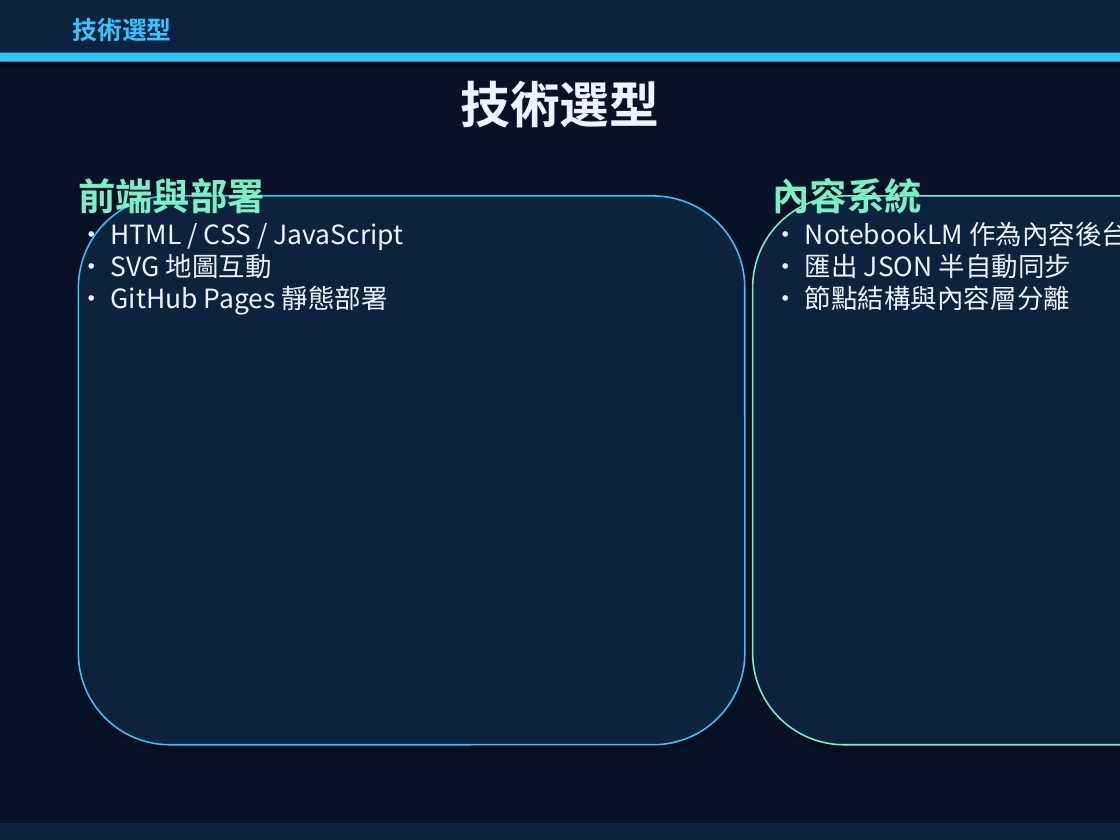
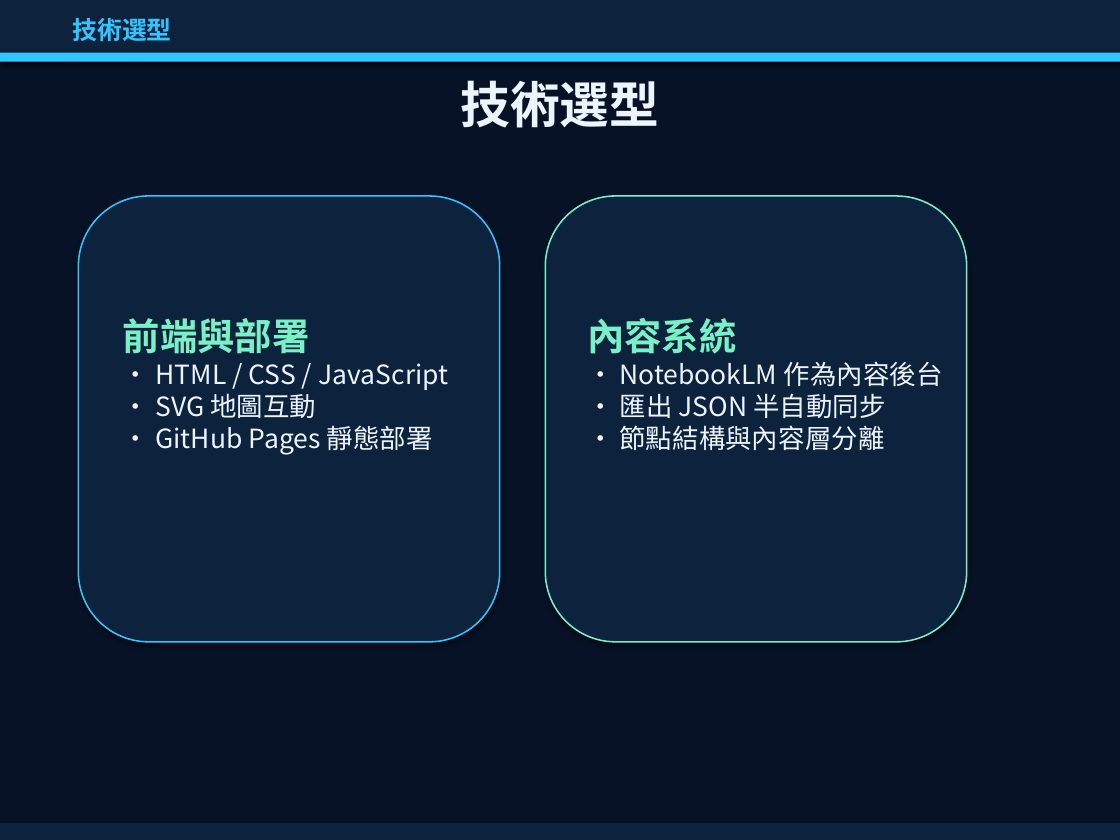
Before and after one commit to Rwei0921/aiclass, a slide deck: slide 10 of ppt/midterm_report.pptx (slide 12 before the commit). Drawn at 1120x840 pixels with LibreOffice and Linux fonts; fonts in the diff are those of the drawing. Boxes give left, top, right and bottom in pixels: in the first picture for what was removed or moved away, otherwise in the second. Text is boxed around its words. In the diff, an @@ line names an element or a change of style, - is before the commit and + after.

```diff
--- a/ppt/midterm_report.pptx
+++ b/ppt/midterm_report.pptx
@@ rounded rectangle: place and size @@
-rounded rectangle at [78, 196, 745, 745]
+rounded rectangle at [78, 196, 500, 642]
@@ rounded rectangle: place and size @@
-rounded rectangle at [753, 196, 1120, 745]
+rounded rectangle at [545, 196, 967, 642]
@@ text "前端與部署": place and size @@
-text "前端與部署" at [78, 178, 404, 315]
+text "前端與部署" at [123, 318, 448, 455]
@@ text "內容系統" rewrapped from [773, 178, 1120, 310] to [587, 318, 943, 450] @@
```
Also in this commit, not shown: 13 other slides changed, 2 slides removed, 1 other file.
